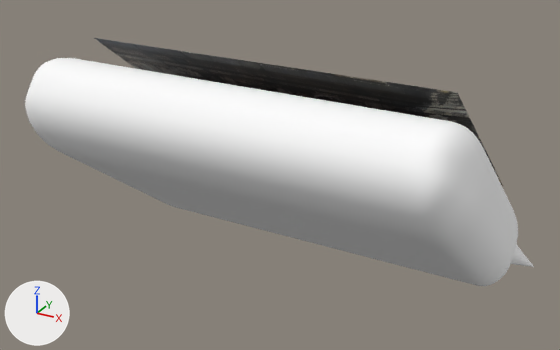
The glTF model public/models/scene.glb: old version first, new version second.
The view is the same before and after, from a 50 mm camera at (3.1, -6.27, 2.86) aimed at (-0.05, -0.55, 0.0). Every picture has the same lights, and +X, +Y and +Z are marked at lower left. Where no turn or scale is listed for an object, it has been applied to the vertices.

Names of what the first picture shows: 'Object_2', 'オランダ'.
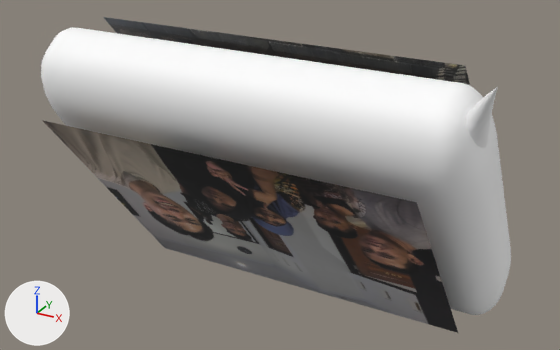
What differs and where, as boxes [x1, y1, x2, y2] in the pictures (560 x 350 px):
'Object_2', turned: before [25, 58, 534, 286]; after [41, 28, 511, 315]
'ho-musutei', added: after [42, 120, 458, 333]
'オランダ', turned: before [94, 38, 503, 186]; after [103, 17, 470, 85]

What the commit changed:
Picture 'ho-musutei' (img_ho_musutei) is new.
Material 'ho-musutei' (mat_ho_musutei) is new.
Its texture is img_ho_musutei (with its transparency).
Mesh me_ho_musutei is new.
It has 4 vertices, 2 faces and spans x -1.66..1.66, y -0.77..0.77, z -0.99..0.99.
It uses material mat_ho_musutei (picture img_ho_musutei).
Object 'Object_2' (ob_object_2) turns from (52, 0, 0) to (-143, 0, 0) degrees about x, y and z.
Object 'オランダ' (ob_オランダ) turns from (143, 0, 0) to (133, 0, 0) degrees about x, y and z.
Object 'ho-musutei' (ob_ho_musutei) is new; it shows me_ho_musutei.
Its location is (0.0, -1.028, -0.348).
